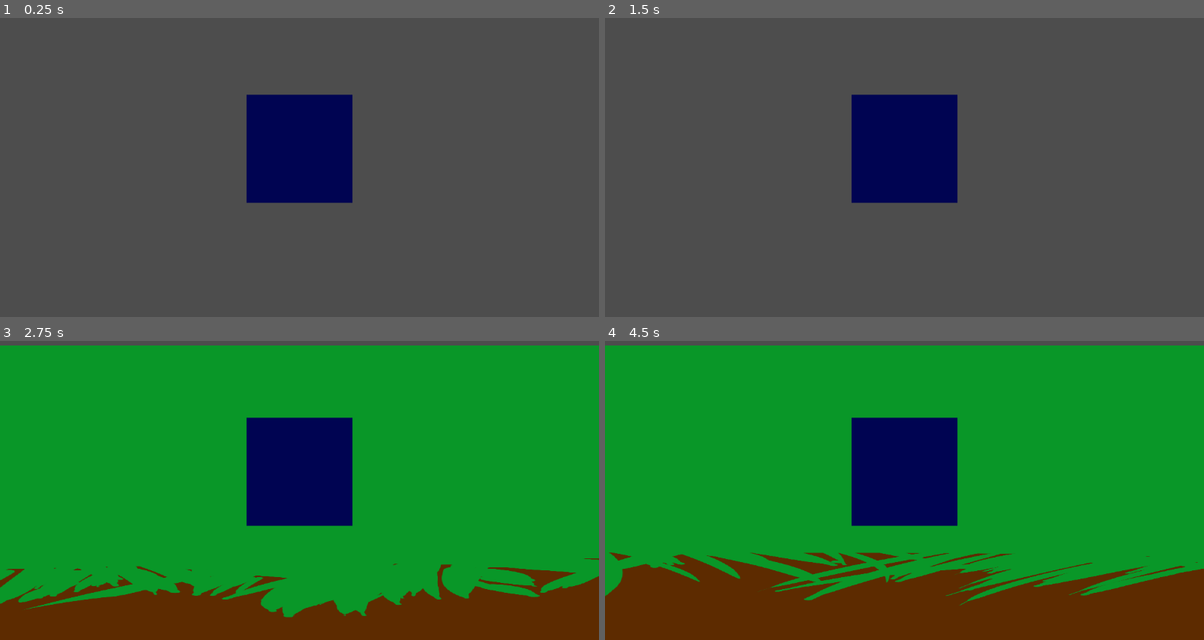
Above: before the commit, frames 1-4 (two rows, left to right).
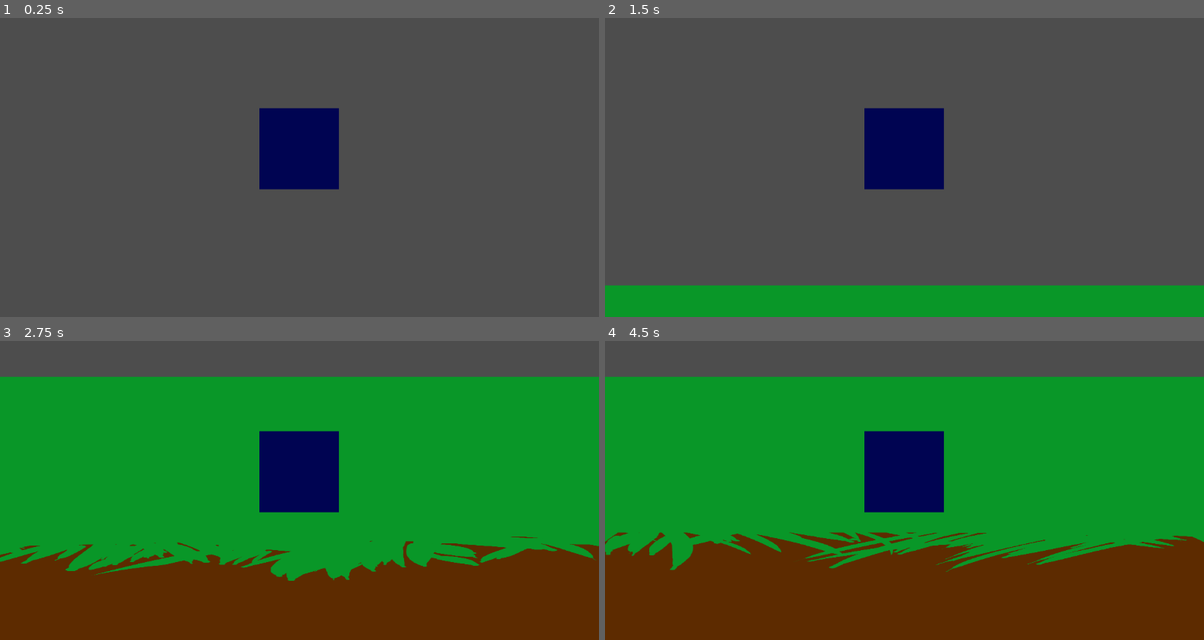
Above: after the commit, the same moments.

Repository: BoddanB/game_jam_charm
Game: Godot game, scene res://world.tscn
Two runs of this game, one before a commit and one after it. Both use one fixed random seed, a clock stepped at 60 frames per second and the inputs below.
Inputs:
- Up to frame 1 (0.25 s): no input
- Up to frame 2 (1.5 s): tap Enter at 0.5 s; hold D (player_right) from 0.53 s (still down); tap Space (player_jump) at 0.77, 1.25 s
- Up to frame 3 (2.75 s): tap Space (player_jump) at 1.52 s; release D (player_right) at 2.03 s; hold A (player_left) from 2.03 s (still down)
- Up to frame 4 (4.5 s): release A (player_left) at 2.78 s; hold D (player_right) 2.78-4.28 s; tap Space (player_jump) at 3.02, 3.77 s; hold A (player_left) from 4.28 s (still down)

The runs differ from the first frame. In frame 1, 2.9% of the frame differs, in the area x 41-59%, y 25-62%; in frame 2, 13%; in frame 3, 25%, in the area x 0-100%, y 1-93%; in frame 4, 23%.

Commit message:
Changed description of variables

Diff:
--- a/Player/player.gd
+++ b/Player/player.gd
@@ -1,19 +1,19 @@
 extends CharacterBody2D
 
-#Change these values to change the player movement behaviour.
+#Change these values to change the movement behaviour.
 @export var max_walk_speed: float = 400.0
 @export var walk_acceleration: float = 1000.0
 @export var ground_friction: float = 700.0
 
-#Change these values to change the jump curve of the player.
+#Change these values to change the jump curve.
 @export var jump_height: float = 100.0
 @export var jump_time_peak: float = 0.5
 @export var jump_time_descent: float = 0.4
 
-#The jump velocity must be negtive in order for the player to jump.
+#The jump velocity must be negtive in order to jump.
 @onready var jump_velocity: float = ((2.0 * jump_height) / jump_time_peak) * -1.0
 @onready var jump_gravity: float = ((-2.0 * jump_height) / (jump_time_peak * jump_time_peak)) * -1.0
-#The gravity must be ngative to be applied to the player.
+#The gravity must be negative to be applied to objects.
 @onready var fall_gravity: float = ((-2.0 * jump_height) / (jump_time_descent * jump_time_descent)) * -1.0
 @onready var axis = Vector2.ZERO
 
--- a/Player/player.tscn
+++ b/Player/player.tscn
@@ -8,6 +8,8 @@
 
 [node name="player" type="CharacterBody2D"]
 position = Vector2(72, 40)
+collision_layer = 3
+collision_mask = 3
 script = ExtResource("1_2igyg")
 
 [node name="Sprite2D" type="Sprite2D" parent="."]
@@ -19,4 +21,4 @@
 shape = SubResource("RectangleShape2D_smtey")
 
 [node name="Camera2D" type="Camera2D" parent="."]
-zoom = Vector2(8, 8)
+zoom = Vector2(6, 6)
